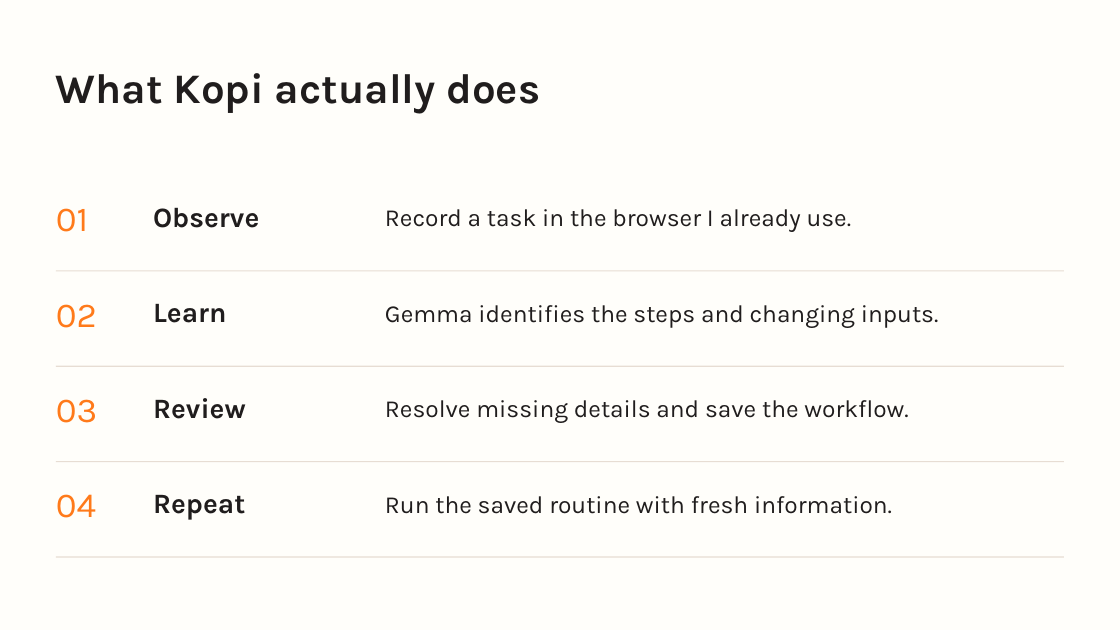
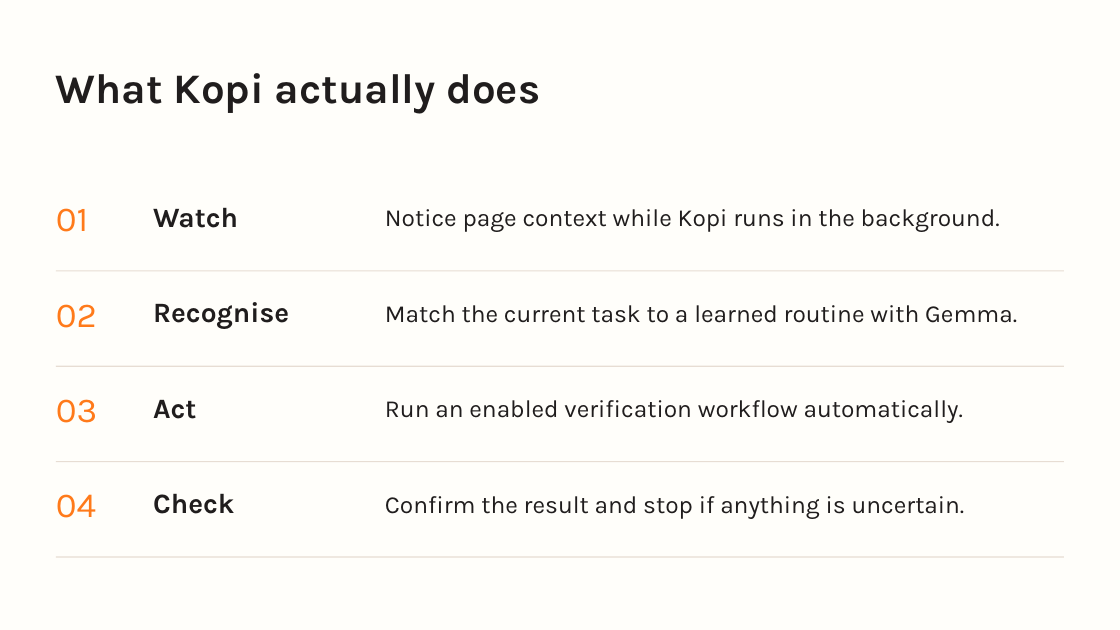
Before and after one commit to MLouchini/Kopi, a slide deck: slide 4 of docs/presentation/Kopi-Hackathon-Pitch.pptx. Drawn at 1120x630 pixels with LibreOffice and Linux fonts; fonts in the diff are those of the drawing. Boxes give left, top, right and bottom in pixels: in the first picture for what was removed or moved away, otherwise in the second. Text is boxed around its words. In the diff, an @@ line names an element or a change of style, - is before the commit and + after.

Commit message:
Emphasize automatic background execution in Kopi pitch

```diff
--- a/docs/presentation/Kopi-Hackathon-Pitch.pptx
+++ b/docs/presentation/Kopi-Hackathon-Pitch.pptx
@@ text at <box>153,207,238,228</box>: text changed @@
-Observe
+Watch
@@ text at <box>385,209,1000,232</box>: text changed @@
-Record a task in the browser I already use.
+Notice page context while Kopi runs in the background.
@@ text at <box>153,302,289,329</box>: text changed @@
-Learn
+Recognise
@@ text at <box>385,305,1017,323</box>: text changed @@
-Gemma identifies the steps and changing inputs.
+Match the current task to a learned routine with Gemma.
@@ text at <box>153,400,196,419</box>: text changed @@
-Review
+Act
@@ text at <box>385,400,963,423</box>: text changed @@
-Resolve missing details and save the workflow.
+Run an enabled verification workflow automatically.
@@ text at <box>153,493,234,514</box>: text changed @@
-Repeat
+Check
@@ text at <box>385,496,965,519</box>: text changed @@
-Run the saved routine with fresh information.
+Confirm the result and stop if anything is uncertain.
```
Also in this commit, not shown: 5 other slides changed, 1 other file.
